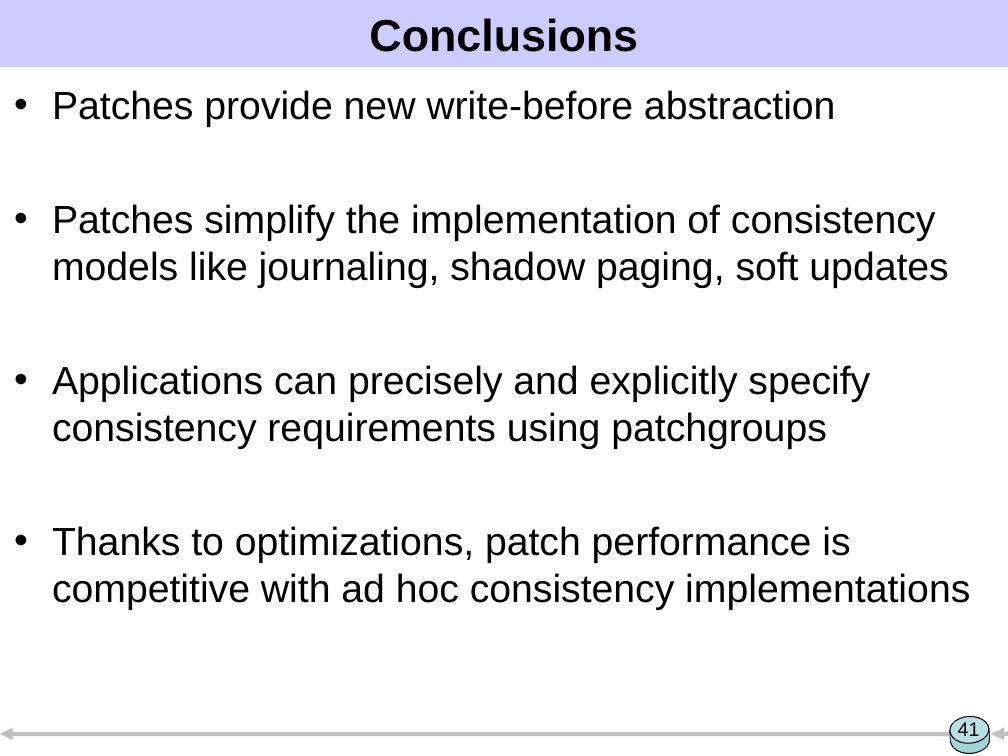
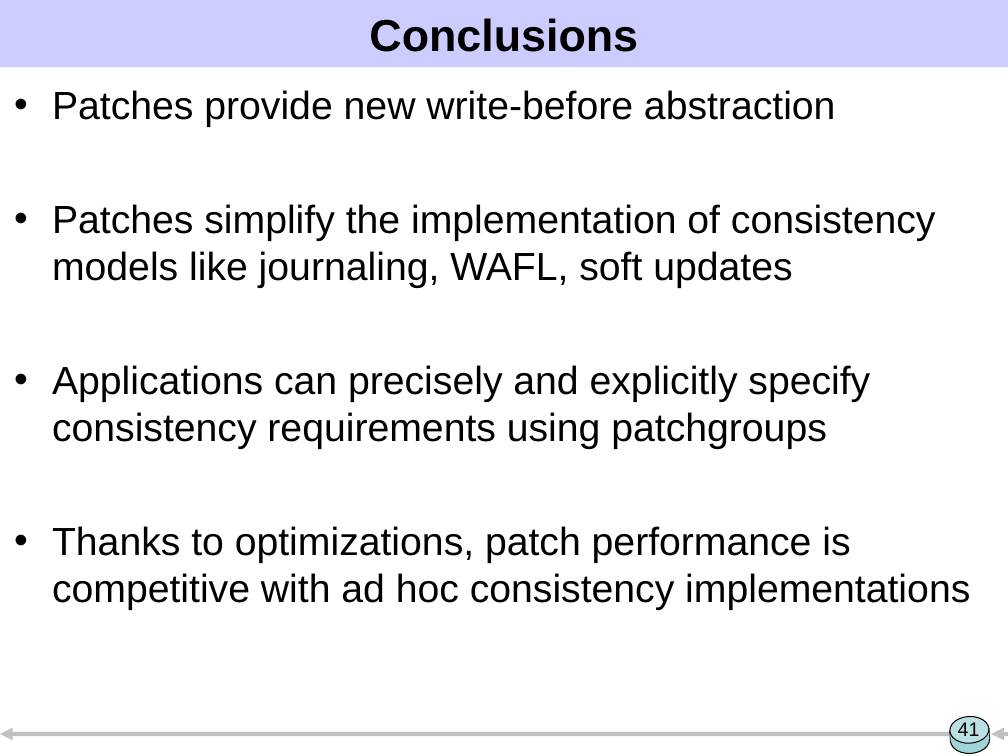
Before and after one commit to ucla-readable/fstitch-doc, a slide deck: slide 41 of sosp/pres.ppt. Drawn at 1008x756 pixels with LibreOffice and Linux fonts; fonts in the diff are those of the drawing. Boxes give left, top, right and bottom in pixels: in the first picture for what was removed or moved away, otherwise in the second. Text is boxed around its words. In the diff, an @@ line names an element or a change of style, - is before the commit and + after.

```diff
--- a/sosp/pres.ppt
+++ b/sosp/pres.ppt
@@ text at (52, 204, 936, 288): text changed @@
-• Patches simplify the implementation of consistency models like journaling, shadow paging, soft updates
+• Patches simplify the implementation of consistency models like journaling, WAFL, soft updates
```
Also in this commit, not shown: 15 other slides changed, 2 slides added, 1 slide removed.
